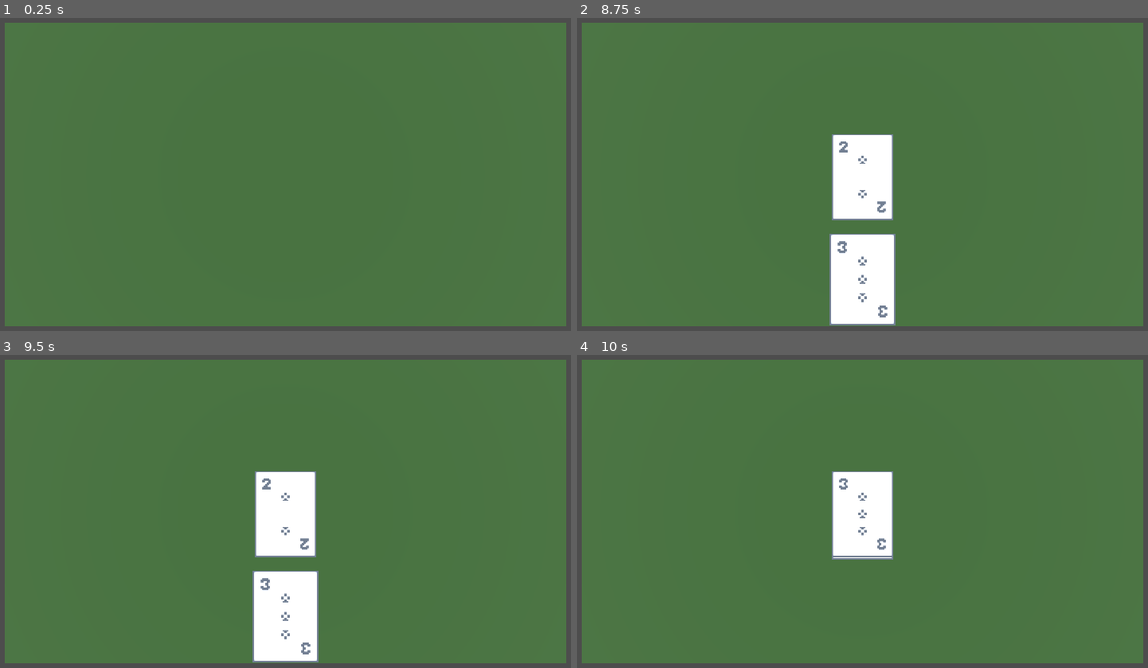
Above: before the commit, frames 1-4 (two rows, left to right).
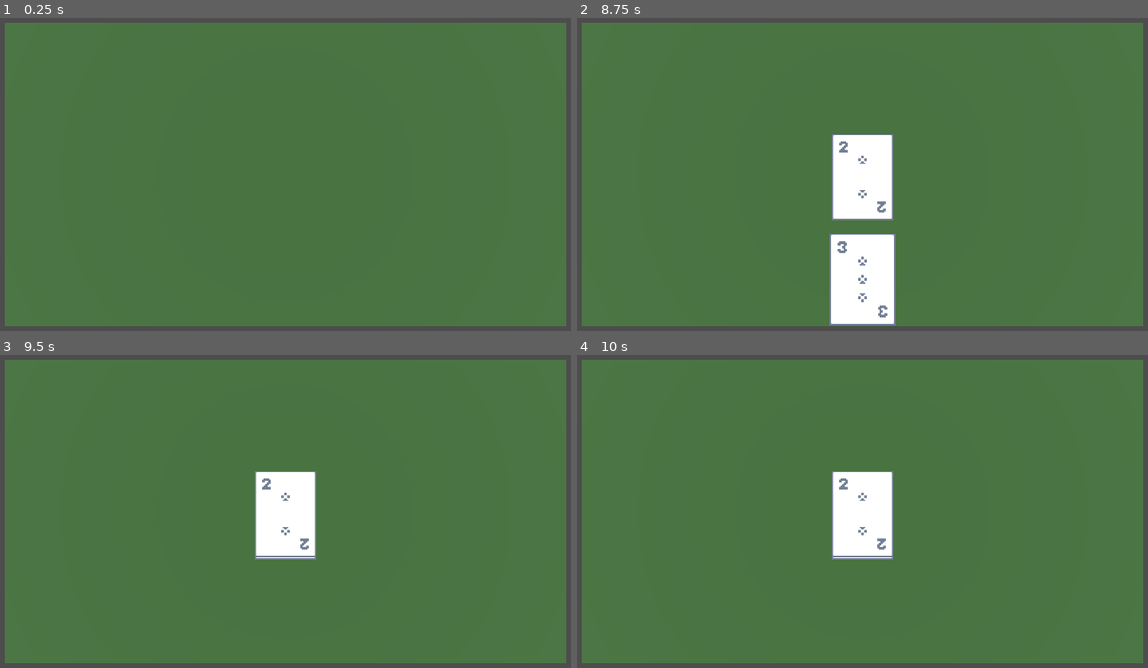
Above: after the commit, the same moments.

Repository: tdecker91/Card3D
Game: Godot game, scene res://scenes/table.tscn
Two runs of this game, one before a commit and one after it. Both use one fixed random seed, a clock stepped at 60 frames per second and the inputs below.
Inputs (mouse positions are in pixels of both pictures, inside the frame that each line leads up to):
- Up to frame 1 (0.25 s): no input
- Up to frame 2 (8.75 s): tap Enter at 0.5, 2, 3.5 s; move the mouse to (1005, 155) at 0.52 s; hold Right (ui_right) 0.53-1.25 s; click (1005, 155) at 0.67 s; tap Space at 1.25, 2.75, 4.25 s; drag from (736, 193) to (828, 246) at 1.27 s; move the mouse to (925, 96) at 2.02 s; hold Right (ui_right) 2.03-2.75 s; click (925, 96) at 2.17 s; drag from (828, 246) to (674, 121) at 2.77 s; move the mouse to (1050, 227) at 3.52 s; hold Left (ui_left) 3.53-4.25 s; click (1050, 227) at 3.67 s; drag from (674, 121) to (765, 83) at 4.27 s; move the mouse to (896, 174) at 5.02 s; hold Down (ui_down) 5.03-5.75 s; click (896, 174) at 5.17 s; drag from (765, 83) to (736, 193) at 5.77 s; move the mouse to (1005, 155) at 6.52 s; hold Up (ui_up) 6.53-7.25 s; click (1005, 155) at 6.67 s; drag from (736, 193) to (828, 246) at 7.27 s; move the mouse to (925, 96) at 8.02 s; hold Down (ui_down) from 8.03 s (still down); click (925, 96) at 8.17 s
- Up to frame 3 (9.5 s): release Down (ui_down) at 8.75 s; drag from (251, 583) to (97, 458) at 8.77 s
- Up to frame 4 (10 s): move the mouse to (1050, 564) at 9.52 s; hold Up (ui_up) from 9.53 s (still down); click (1050, 564) at 9.67 s

Frames 1-2 are identical in both runs. In frame 3, 3.5% of the frame differs, in the area x 44-56%, y 64-99%; in frame 4, less than 0.1%.

Commit message:
clean up dragging code. Allow reorderable

Diff:
--- a/scenes/hand_3d.tscn
+++ b/scenes/hand_3d.tscn
@@ -5,4 +5,3 @@
 
 [node name="Hand3D" instance=ExtResource("1_psmrh")]
 script = ExtResource("2_7163y")
-card_swap_tween_duration = 0.12
--- a/scenes/table.tscn
+++ b/scenes/table.tscn
@@ -28,17 +28,15 @@
 card_collections = [NodePath("CardPile3D"), NodePath("Hand3D")]
 
 [node name="CardPile3D" parent="Hand/DragController" instance=ExtResource("2_xppkv")]
-droppable = true
+reorderable = true
+insertable = true
 
 [node name="Hand3D" parent="Hand/DragController" instance=ExtResource("2_upp1e")]
 transform = Transform3D(1, 0, 0, 0, 1, 0, 0, 0, 1, 0, -4, 0.5)
-draggable = true
-droppable = true
+reorderable = true
+removable = true
 
 [node name="Table" type="MeshInstance3D" parent="."]
 transform = Transform3D(12.8364, 0, 0, 0, -4.37114e-08, -6.94784, 0, 1, -3.037e-07, 0, 0, -1)
 mesh = SubResource("PlaneMesh_gv0to")
 surface_material_override/0 = SubResource("StandardMaterial3D_glsqp")
-
-[connection signal="drag_started" from="Hand/DragController/Hand3D" to="Hand" method="_on_hand_3d_drag_started"]
-[connection signal="drag_stopped" from="Hand/DragController/Hand3D" to="Hand" method="_on_hand_3d_drag_stopped"]
--- a/scripts/card_collection_3d.gd
+++ b/scripts/card_collection_3d.gd
@@ -8,13 +8,17 @@
 class_name CardCollection3D
 extends Node3D
 
+
 signal mouse_enter_drop_zone()
 signal mouse_exit_drop_zone()
 signal card_selected(card)
 
-@export var draggable: bool = false # cards can be dragged from this collection
-@export var droppable: bool = false # cards can be dropped into this collection
+
+@export var reorderable: bool = false
+@export var insertable: bool = false
+@export var removable: bool = false
 @export var card_move_tween_duration: float = 0.2
+@export var card_swap_tween_duration: float = 0.12
 @export var card_layout_strategy: CardLayout = LineCardLayout.new():
 	set(strategy):
 		card_layout_strategy = strategy
@@ -23,6 +27,10 @@
 
 @onready var dropzone_collision: CollisionShape3D = $DropZone/CollisionShape3D
 
+
+var draggable: bool:
+	get:
+		return reorderable or removable
 
 var cards: Array[Card3D] = []
 var card_indicies = {}
@@ -41,6 +49,21 @@
 	cards.append(card)
 	card_indicies[card] = cards.size() - 1
 	add_child(card)
+	execute_card_strategy()
+
+
+func insert_card(card: Card3D, index: int):
+	if draggable:
+		card.card_pressed.connect(_on_card_pressed.bind(card))
+		card.mouse_over_card.connect(_on_card_hover.bind(card))
+		card.mouse_exit_card.connect(_on_card_exit.bind(card))
+
+	cards.insert(index, card)
+	add_child(card)
+
+	for i in range(index, cards.size()):
+		card_indicies[cards[i]] = i
+
 	execute_card_strategy()
 
 
@@ -82,12 +105,52 @@
 	card_layout_strategy.update_card_positions(cards, card_move_tween_duration)
 
 
+func preview_card_drop(dragging_card: Card3D, index: int):
+	var preview_cards: Array[Card3D] = []
+
+	if card_indicies.has(dragging_card):
+		# dragging card in the current collection
+		var current_index = card_indicies[dragging_card]
+		preview_cards += cards.slice(0, current_index)
+		preview_cards += cards.slice(current_index + 1, cards.size())
+		preview_cards.insert(index, null)
+	else:
+		# dragging new card in from another collection
+		preview_cards += cards.slice(0, index)
+		preview_cards.append(null)
+		preview_cards += cards.slice(index, cards.size())
+
+	card_layout_strategy.update_card_positions(preview_cards, card_swap_tween_duration)
+
+
 func enable_drop_zone():
 	dropzone_collision.disabled = false
 
 
 func disable_drop_zone():
 	dropzone_collision.disabled = true
+
+
+func on_drag_hover(dragging_card: Card3D, mouse_position: Vector2):
+	var index_to_drop = get_card_index_at_point(mouse_position)
+
+	preview_card_drop(dragging_card, max(index_to_drop, 0))
+
+
+func get_card_index_at_point(position: Vector2):
+	var camera = get_window().get_camera_3d()
+	var index = cards.size()
+	# iterate cards until finding screen position after mouse position
+	#   this is the index where we will add card
+	for card in cards:
+		var card_index = card_indicies[card]
+		var card_position = card_layout_strategy.calculate_card_position_by_index(cards.size(), card_index)
+		var card_screen_position = camera.unproject_position(card_position)
+		if position.x < card_screen_position.x:
+			index = card_indicies[card]
+			break
+
+	return index
 
 
 func _on_card_hover(card: Card3D):
--- a/scripts/card_layouts/card_layout.gd
+++ b/scripts/card_layouts/card_layout.gd
@@ -8,8 +8,9 @@
 	var rotations = calculate_card_rotations(cards.size())
 	for i in range(cards.size()):
 		var card = cards[i]
-		card.animate_to_position(positions[i], duration)
-		card.dragging_rotation(rotations[i])
+		if card != null:
+			card.animate_to_position(positions[i], duration)
+			card.dragging_rotation(rotations[i])
 
 func update_card_position(card: Card3D, num_cards: int, index: int, duration: float):
 	var position = calculate_card_position_by_index(num_cards, index)
--- a/scripts/card_pile_3d.gd
+++ b/scripts/card_pile_3d.gd
@@ -6,3 +6,13 @@
 
 func _ready():
 	self.card_layout_strategy = PileCardLayout.new()
+	var dropzone_shape = ConvexPolygonShape3D.new()
+	dropzone_shape.points = PackedVector3Array(
+		[
+			Vector3(-7,2,0),
+			Vector3(-7,-2,0),
+			Vector3(7,-2,0),
+			Vector3(7,2,0)
+		]
+	)
+	$DropZone/CollisionShape3D.shape = dropzone_shape;
--- a/scripts/drag_controller.gd
+++ b/scripts/drag_controller.gd
@@ -39,7 +39,8 @@
 func _input(event):
 	if event is InputEventMouseButton:
 		if _dragging and event.button_index == 1 and !event.pressed:
-			_stop_drag()
+			var m: Vector2 = get_viewport().get_mouse_position()
+			_stop_drag(m)
 	elif event is InputEventMouseMotion:
 		if _dragging:
 			_handle_drag_event(event)
@@ -51,52 +52,60 @@
 
 func _on_collection_mouse_enter_drop_zone(collection: CardCollection3D):
 	_hovered_collection = collection
-	if _dragging_card != null:
-		pass
-		#_set_drag_boundaries(_dragging_card)
 
 
 func _on_collection_mouse_exit_drop_zone(_collection: CardCollection3D):
+	if _hovered_collection != _drag_from_collection:
+		_hovered_collection.execute_card_strategy()
+
 	_hovered_collection = null
 
 
-func _stop_drag():
+func _stop_drag(mouse_position: Vector2):
 	if _hovered_collection == null or _hovered_collection == _drag_from_collection:
-		return_card_to_collection()
+		return_card_to_collection(mouse_position)
 	elif _hovered_collection != null and _hovered_collection != _drag_from_collection:
-		drop_card_to_another_collection()
+		drop_card_to_another_collection(mouse_position)
 
-	#_drag_from_collection.execute_card_strategy()
+	_drag_from_collection.disable_drop_zone()
+
 	_dragging = false
 	_dragging_card = null
 	_drag_from_collection = null
 
 	for collection in card_collections:
-		if collection.droppable:
+		if collection.insertable:
 			collection.disable_drop_zone()
 
 		if collection.draggable:
 			collection.selection_disabled = false
 
-	#var card_index = card_indicies[selected_card]
-	#var hand_position = card_layout_strategy.calculate_card_position_by_index(cards.size(), card_index)
-	#card_layout_strategy.update_card_position(selected_card, cards.size(), card_index, card_swap_tween_duration)
-	#selected_card = null
-	#drag_left_position = null
-	#drag_right_position = null
 	drag_stopped.emit()
 
 
-func return_card_to_collection():
+func return_card_to_collection(mouse_position: Vector2):
+	var current_index = _drag_from_collection.card_indicies[_dragging_card]
+	var new_index = _drag_from_collection.get_card_index_at_point(mouse_position)
+	new_index = clamp(new_index, 0, _drag_from_collection.cards.size() - 1)
+
+	if current_index != new_index:
+		_drag_from_collection.remove_card(current_index)
+		_drag_from_collection.insert_card(_dragging_card, new_index)
+
 	_drag_from_collection.execute_card_strategy()
 
 
-func drop_card_to_another_collection():
+func drop_card_to_another_collection(mouse_position: Vector2):
 	var card_index = _drag_from_collection.card_indicies[_dragging_card]
 	var global_position = _drag_from_collection.cards[card_index].global_position
 	var c = _drag_from_collection.remove_card(card_index)
 
-	_hovered_collection.add_card(c)
+	if _hovered_collection.reorderable:
+		var index = _hovered_collection.get_card_index_at_point(mouse_position)
+		_hovered_collection.insert_card(c, index)
+	else:
+		_hovered_collection.add_card(c)
+
 	c.remove_hovered()
 	c.global_position = global_position
 
@@ -107,32 +116,15 @@
 	_dragging_card = card
 
 	for collection in card_collections:
-		if collection.droppable:
+		if collection.insertable:
 			collection.enable_drop_zone()
 
 		if collection.draggable:
 			collection.selection_disabled = true
 
+	_drag_from_collection.enable_drop_zone()
+
 	drag_started.emit(card)
-
-
-func _set_drag_boundaries(card):
-	var cards = _hovered_collection.cards
-	var card_layout = _hovered_collection.card_layout_strategy
-	if cards.size() == 1:
-		return
-
-	var index = _hovered_collection.card_indicies[card]
-
-	if index > 0:
-		_drag_left_position = card_layout.calculate_card_position_by_index(cards.size(), index - 1)
-	else:
-		_drag_left_position = null
-
-	if index < cards.size() - 1:
-		_drag_right_position = card_layout.calculate_card_position_by_index(cards.size(), index + 1)
-	else:
-		_drag_right_position = null
 
 
 func _handle_drag_event(event: InputEventMouseMotion):
@@ -168,25 +160,9 @@
 	_dragging_card.global_position.y = position3D.y
 	_dragging_card.global_position.z = position3D.z
 
-	if _hovered_collection != null:
-		pass
-		#_handle_card_reorder(position3D)
-
-
-func _handle_card_reorder(drag_position: Vector3):
-	var drag_screen_point = _get_drag_screen_point(drag_position)
-	var swapped = true
-
-	while swapped:
-		var left_screen_point = _get_drag_screen_point(_drag_left_position)
-		var right_screen_point = _get_drag_screen_point(_drag_right_position)
-
-		if left_screen_point != null and drag_screen_point.x < left_screen_point.x:
-			_handle_swap_left()
-		elif _drag_right_position != null and drag_screen_point.x > right_screen_point.x:
-			_handle_swap_right()
-		else:
-			swapped = false
+	if _hovered_collection != null and _hovered_collection.reorderable:
+		var drag_screen_point = _get_drag_screen_point(position3D)
+		_hovered_collection.on_drag_hover(_dragging_card, drag_screen_point)
 
 
 func _get_drag_screen_point(position):
@@ -194,31 +170,3 @@
 		return _camera.unproject_position(position)
 	else:
 		return null
-
-
-func _handle_swap_left():
-	var index = _hovered_collection.card_indicies[_dragging_card]
-	var left_index = index - 1
-	var left_card = _hovered_collection.cards[left_index]
-
-	_hovered_collection.cards[left_index] = _dragging_card
-	_hovered_collection.cards[index] = left_card
-	_hovered_collection.card_indicies[left_card] = index
-	_hovered_collection.card_indicies[_dragging_card] = left_index
-
-	_set_drag_boundaries(_dragging_card)
-	_hovered_collection.card_layout_strategy.update_card_position(left_card, _hovered_collection.cards.size(), index, .12)
-
-
-func _handle_swap_right():
-	var index = _hovered_collection.card_indicies[_dragging_card]
-	var right_index = index + 1
-	var right_card = _hovered_collection.cards[right_index]
-
-	_hovered_collection.cards[right_index] = _dragging_card
-	_hovered_collection.cards[index] = right_card
-	_hovered_collection.card_indicies[right_card] = index
-	_hovered_collection.card_indicies[_dragging_card] = right_index
-
-	_set_drag_boundaries(_dragging_card)
-	_hovered_collection.card_layout_strategy.update_card_position(right_card, _hovered_collection.cards.size(), index, .12)
--- a/scripts/hand_3d.gd
+++ b/scripts/hand_3d.gd
@@ -1,26 +1,7 @@
 # hand_3d.gd
 # class for the players hand of cards
-# adds code for handling:
-#  - mouse over/exit card
-#  - click and drag
 class_name Hand3D
 extends CardCollection3D
-
-
-signal drag_started(card)
-signal drag_stopped()
-
-
-@export var camera: Camera3D
-@export var card_swap_tween_duration: float = .12
-
-
-var card_drag_plane = Plane(Vector3(0, 0, 1), 1.5)
-var dragging: bool = false
-var drag_left_position = null
-var drag_right_position = null
-var selected_card: Card3D
-var hovered_card: Card3D
 
 
 func _ready():
@@ -35,170 +16,3 @@
 		]
 	)
 	$DropZone/CollisionShape3D.shape = dropzone_shape;
-
-
-#func add_card(card: Card3D):
-	#card.card_pressed.connect(_on_card_pressed.bind(card))
-	#card.mouse_over_card.connect(_on_card_hover.bind(card))
-	#card.mouse_exit_card.connect(_on_card_exit.bind(card))
-	#super.add_card(card)
-#
-#
-## remove card from this hand and return it.
-## the caller is responsible for adding card else here
-## and/or calling queue_free on it
-#func remove_card(index: int) -> Card3D:
-	#var removed_card = super.remove_card(index)
-	#removed_card.card_pressed.disconnect(_on_card_pressed.bind(removed_card))
-	#removed_card.mouse_over_card.disconnect(_on_card_hover.bind(removed_card))
-	#removed_card.mouse_exit_card.disconnect(_on_card_exit.bind(removed_card))
-	#return removed_card
-
-
-func _input(event):
-	if event is InputEventMouseButton:
-		if dragging and event.button_index == 1 and !event.pressed:
-			_stop_drag()
-	elif event is InputEventMouseMotion:
-		if dragging:
-			pass
-			#_handle_drag_event(event)
-
-#
-#func _on_card_hover(card: Card3D):
-	#if not dragging:
-		#hovered_card = card
-		#card.set_hovered()
-#
-#
-#func _on_card_exit(card: Card3D):
-	#if hovered_card == card:
-		#card.remove_hovered()
-		#hovered_card = null
-#
-#
-#func _on_card_pressed(card: Card3D):
-	#_start_drag(card)
-
-
-func _start_drag(card: Card3D):
-	dragging = true
-	card.remove_hovered()
-	selected_card = card
-	_set_drag_boundaries(card)
-	drag_started.emit(card)
-
-
-func _stop_drag():
-	dragging = false
-	var card_index = card_indicies[selected_card]
-	var hand_position = card_layout_strategy.calculate_card_position_by_index(cards.size(), card_index)
-	card_layout_strategy.update_card_position(selected_card, cards.size(), card_index, card_swap_tween_duration)
-	selected_card = null
-	drag_left_position = null
-	drag_right_position = null
-	drag_stopped.emit()
-
-
-func _handle_drag_event(event: InputEventMouseMotion):
-	var m: Vector2 = get_viewport().get_mouse_position()
-	var position3D = card_drag_plane.intersects_ray(camera.project_ray_origin(m),camera.project_ray_normal(m))
-	var card_position = selected_card.global_position
-
-	var x_distance = position3D.x - card_position.x
-	var y_distance = position3D.y - card_position.y
-
-	# add rotation to make dragging cards pretty
-	# rotate around y axis for horizontal rotation
-	var y_degrees: float = x_distance * 25
-	#y_degrees = clamp(y_degrees, -max_drag_y_rotation_deg, max_drag_y_rotation_deg)
-
-	# rotate around x axis for vertial rotation
-	var x_degrees: float = -y_distance * 25
-	#x_degrees = clamp(x_degrees, -max_drag_x_rotation_deg, max_drag_x_rotation_deg)
-	var z_degrees: float = 0
-
-	# put degrees in Vector3
-	var target_rotation = Vector3(
-		deg_to_rad(x_degrees),
-		deg_to_rad(y_degrees),
-		deg_to_rad(z_degrees)
-	)
-
-	# set rotation
-	selected_card.dragging_rotation(target_rotation)
-
-	# set card position to under mouse
-	selected_card.global_position.x = position3D.x
-	selected_card.global_position.y = position3D.y
-	selected_card.global_position.z = position3D.z
-
-	_handle_card_reorder(position3D)
-
-
-func _set_drag_boundaries(card):
-	if cards.size() == 1:
-		return
-
-	var index = card_indicies[card]
-
-	if index > 0:
-		drag_left_position = card_layout_strategy.calculate_card_position_by_index(cards.size(), index - 1)
-	else:
-		drag_left_position = null
-
-	if index < cards.size() - 1:
-		drag_right_position = card_layout_strategy.calculate_card_position_by_index(cards.size(), index + 1)
-	else:
-		drag_right_position = null
-
-
-func _handle_card_reorder(drag_position: Vector3):
-	var drag_screen_point = _get_drag_screen_point(drag_position)
-	var swapped = true
-
-	while swapped:
-		var left_screen_point = _get_drag_screen_point(drag_left_position)
-		var right_screen_point = _get_drag_screen_point(drag_right_position)
-
-		if left_screen_point != null and drag_screen_point.x < left_screen_point.x:
-			_handle_swap_left()
-		elif drag_right_position != null and drag_screen_point.x > right_screen_point.x:
-			_handle_swap_right()
-		else:
-			swapped = false
-
-
-func _get_drag_screen_point(position):
-	if position != null:
-		return camera.unproject_position(position)
-	else:
-		return null;
-
-
-func _handle_swap_left():
-	var index = card_indicies[selected_card]
-	var left_index = index - 1
-	var left_card = cards[left_index]
-
-	cards[left_index] = selected_card
-	cards[index] = left_card
-	card_indicies[left_card] = index
-	card_indicies[selected_card] = left_index
-
-	_set_drag_boundaries(selected_card)
-	card_layout_strategy.update_card_position(left_card, cards.size(), index, card_swap_tween_duration)
-
-
-func _handle_swap_right():
-	var index = card_indicies[selected_card]
-	var right_index = index + 1
-	var right_card = cards[right_index]
-
-	cards[right_index] = selected_card
-	cards[index] = right_card
-	card_indicies[right_card] = index
-	card_indicies[selected_card] = right_index
-
-	_set_drag_boundaries(selected_card)
-	card_layout_strategy.update_card_position(right_card, cards.size(), index, card_swap_tween_duration)
--- a/scripts/hand_controller.gd
+++ b/scripts/hand_controller.gd
@@ -6,25 +6,20 @@
 var si = 0
 var vi = 0
 
-@onready var camera = $"../Camera3D"
 @onready var hand: Hand3D = $DragController/Hand3D
 @onready var pile: CardPile3D = $DragController/CardPile3D
+
 
 var dragging_card: Card3D
 var dropping_collection: CardCollection3D
 
+
 func _ready():
-	#hand = Hand3D.new()
-	#hand.position.y = -12
-	#hand.card_layout_strategy = FanCardLayout.new()
 	var layout := LineCardLayout.new()
 	layout.max_width = 20
 	pile.card_layout_strategy = layout
 	hand.card_layout_strategy = FanCardLayout.new()
-	hand.camera = camera
-	#add_child(hand)
-	pile.mouse_enter_drop_zone.connect(mouse_enter_pile_drop_zone.bind())
-	pile.mouse_exit_drop_zone.connect(mouse_exit_pile_drop_zone.bind())
+
 
 func _input(event):
 	if event.is_action_pressed("ui_down"):
@@ -44,6 +39,7 @@
 			pile.card_layout_strategy = PileCardLayout.new()
 		elif hand.card_layout_strategy is FanCardLayout:
 			hand.card_layout_strategy = LineCardLayout.new()
+
 
 func add_card():
 	var card_scene = load("res://scenes/card_3d.tscn")
@@ -76,6 +72,16 @@
 	play_card(card_to_remove)
 
 
+func play_card(card):
+	var card_index = hand.card_indicies[card]
+	var global_position = hand.cards[card_index].global_position
+	var c = hand.remove_card(card_index)
+
+	pile.add_card(c)
+	c.remove_hovered()
+	c.global_position = global_position
+
+
 func clear_cards():
 	var hand_cards = hand.remove_all()
 	var pile_cards = pile.remove_all()
@@ -85,35 +91,3 @@
 
 	for c in pile_cards:
 		c.queue_free()
-
-
-func play_card(card):
-	var card_index = hand.card_indicies[card]
-	var global_position = hand.cards[card_index].global_position
-	var c = hand.remove_card(card_index)
-
-	pile.add_card(c)
-	c.remove_hovered()
-	c.global_position = global_position
-
-func mouse_enter_pile_drop_zone():
-	dropping_collection = pile
-
-
-func mouse_exit_pile_drop_zone():
-	dropping_collection = null
-
-
-func _on_hand_3d_drag_started(card):
-	dragging_card = card
-	#hand.enable_drop_zone()
-	pile.enable_drop_zone()
-
-
-func _on_hand_3d_drag_stopped():
-	pile.disable_drop_zone()
-
-	#if dropping_collection != null:
-		#play_card(dragging_card)
-
-	dragging_card = null
